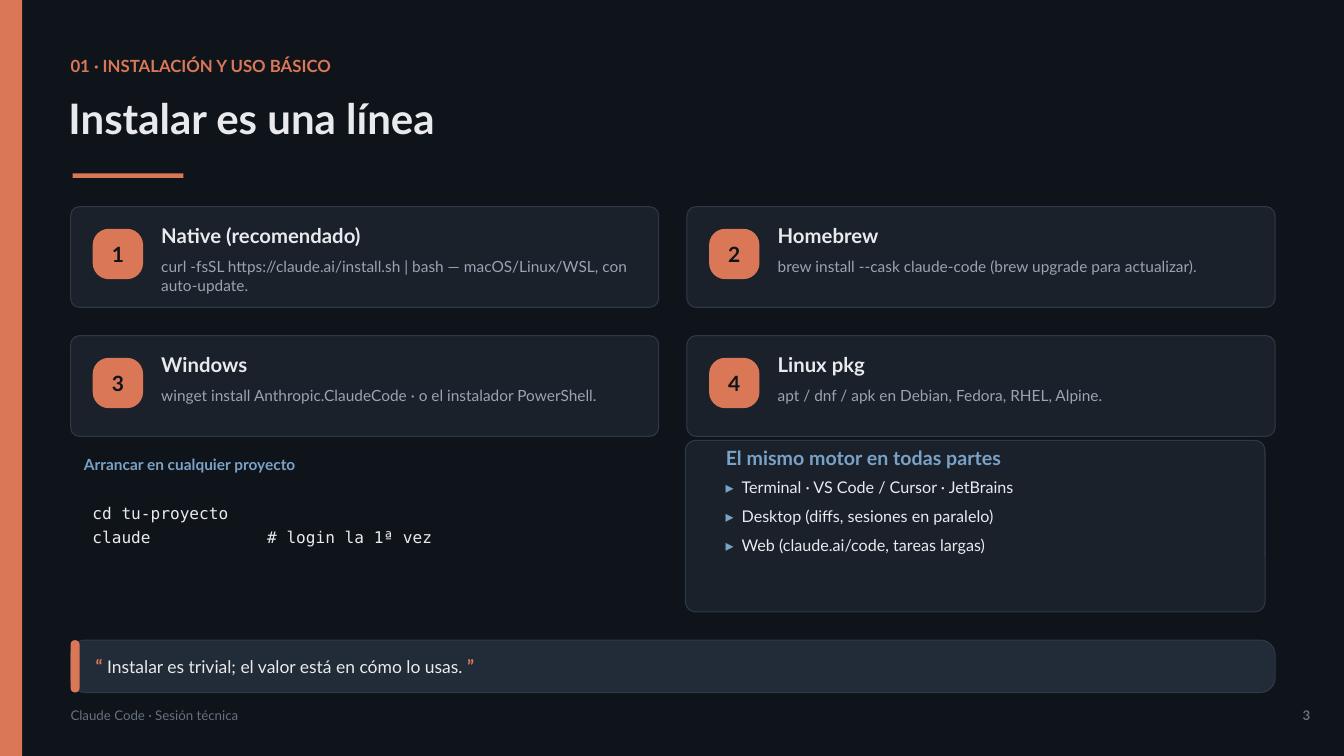
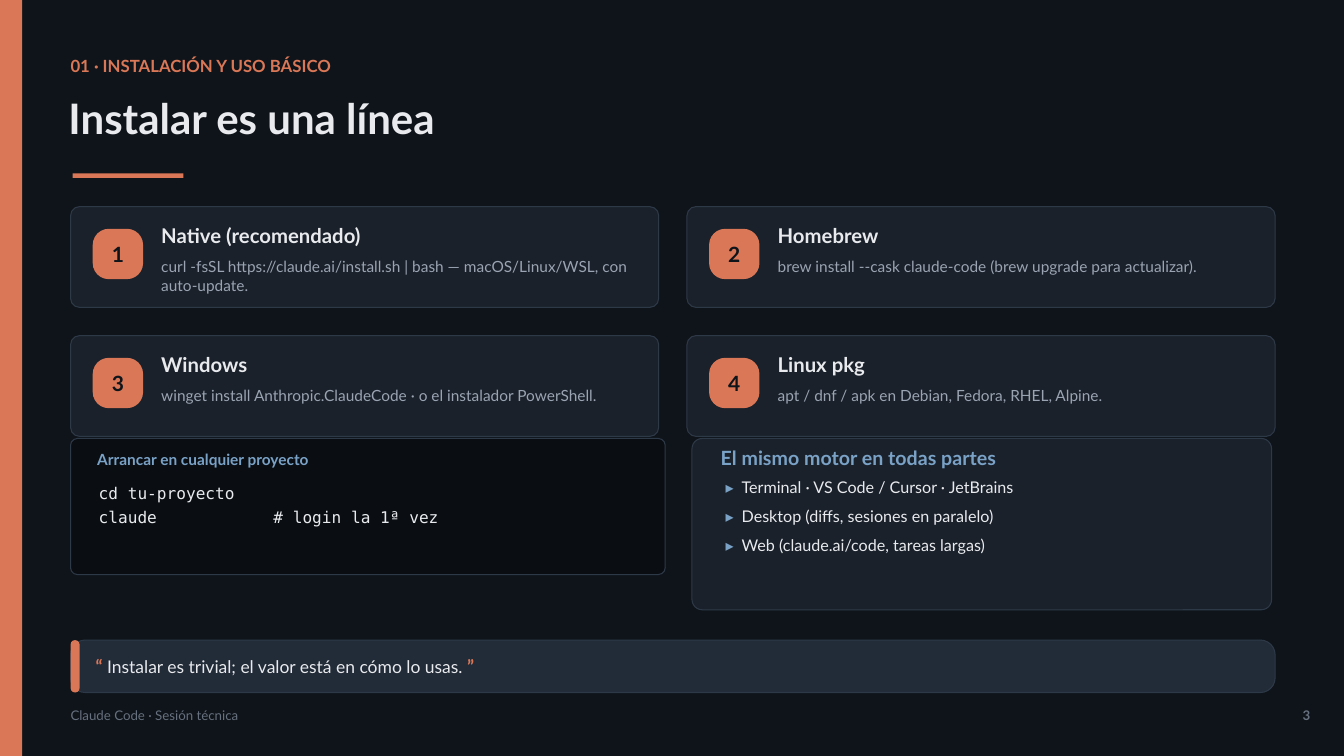
Before and after one commit to olonok69/claude_code_ml_engineer, a slide deck: slide 3 of presentacion/Claude_Code_Presentacion.pptx. Drawn at 1344x756 pixels with LibreOffice and Linux fonts; fonts in the diff are those of the drawing. Boxes give left, top, right and bottom in pixels: in the first picture for what was removed or moved away, otherwise in the second. Text is boxed around its words. In the diff, an @@ line names an element or a change of style, - is before the commit and + after.

```diff
--- a/presentacion/Claude_Code_Presentacion.pptx
+++ b/presentacion/Claude_Code_Presentacion.pptx
@@ rounded rectangle added at [71,439,665,575], fill #0A0E13, outline #2E3948 0.75 pt @@
@@ rounded rectangle: place and size @@
-rounded rectangle at [686,441,1265,612]
+rounded rectangle at [693,439,1272,610]
@@ text "El mismo motor en todas ...": place and size @@
-text "El mismo motor en todas ..." at [726,450,1001,469]
+text "El mismo motor en todas ..." at [721,450,996,469]
@@ text "Arrancar en cualquier proyecto": place and size @@
-text "Arrancar en cualquier proyecto" at [84,458,295,473]
+text "Arrancar en cualquier proyecto" at [97,453,309,468]
@@ text "cd tu-proyecto": place and size @@
-text "cd tu-proyecto" at [92,506,432,547]
+text "cd tu-proyecto" at [99,486,438,527]
```
Also in this commit, not shown: 3 other slides changed, 1 slide added, 4 other files.
